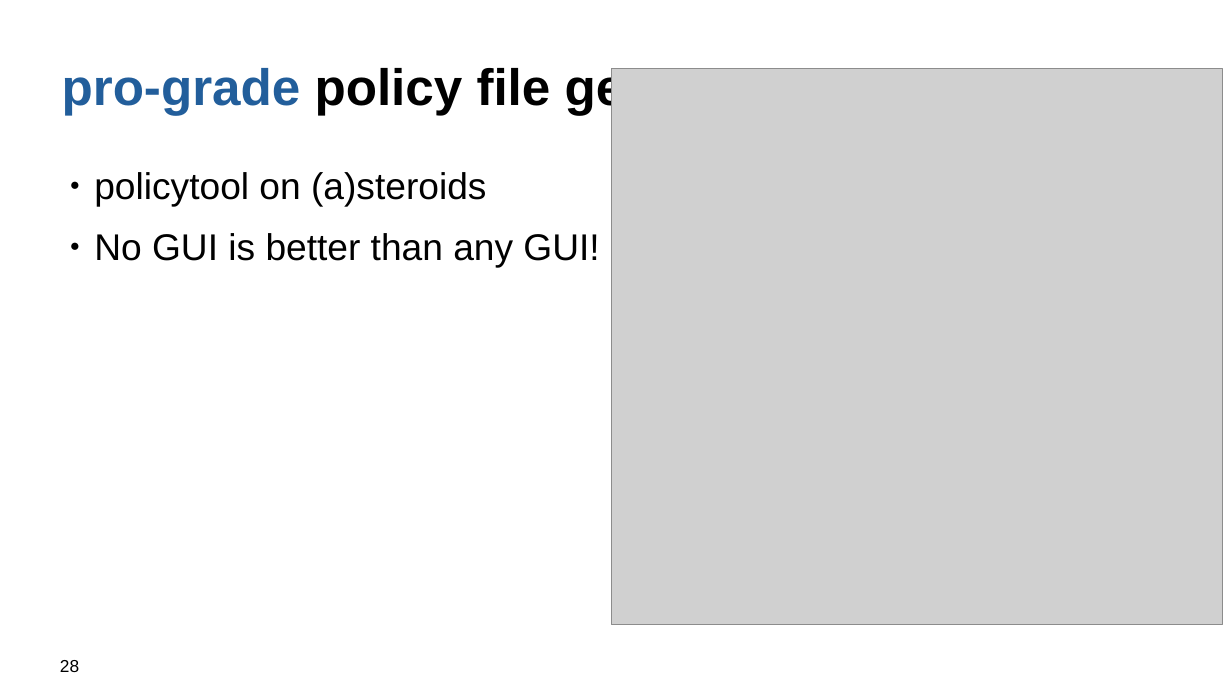
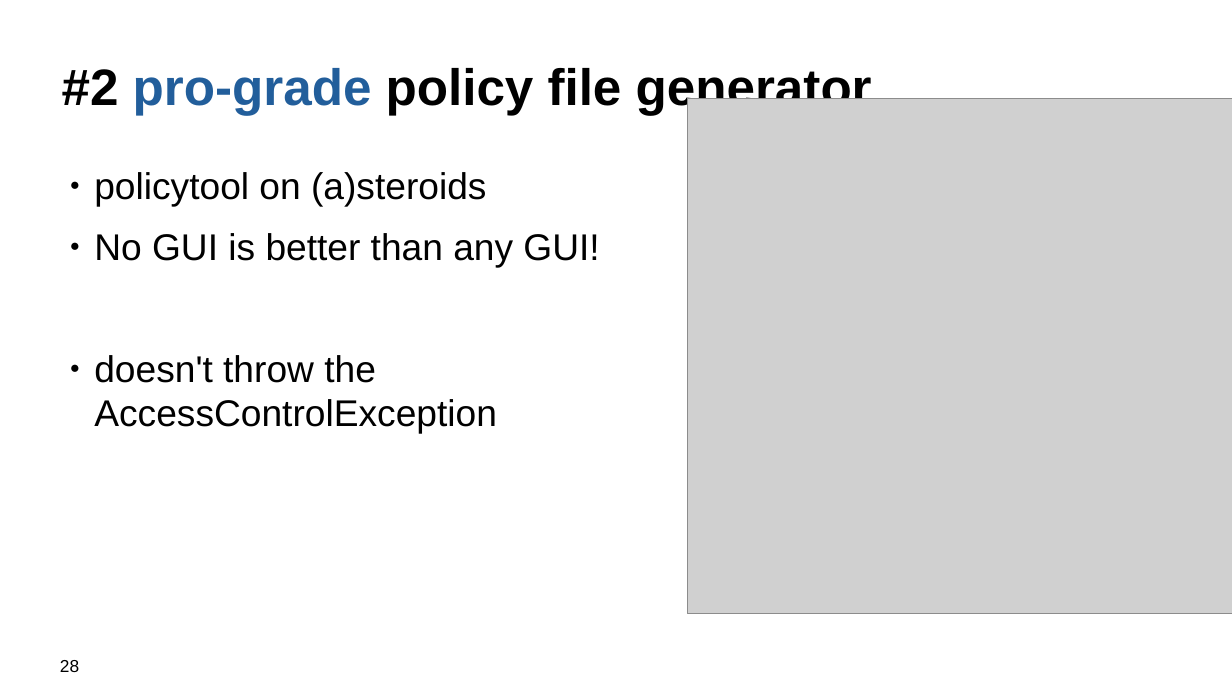
Before and after one commit to kwart/presentations, a slide deck: slide 28 of sec-man-reloaded.odp. Drawn at 1232x693 pixels with LibreOffice and Linux fonts; fonts in the diff are those of the drawing; grey boxes stand for pictures; background and template pictures are left out. Boxes give left, top, right and bottom in pixels: in the first picture for what was removed or moved away, otherwise in the second. Text is boxed around its words. In the diff, an @@ line names an element or a change of style, - is before the commit and + after.

```diff
--- a/sec-man-reloaded.odp
+++ b/sec-man-reloaded.odp
@@ title at (62, 65, 872, 116): text changed @@
-pro-grade policy file generator
+#2 pro-grade policy file generator
@@ picture: place and size @@
-picture at (611, 69, 1222, 625)
+picture at (687, 98, 1232, 614)
@@ text at (94, 355, 497, 433): paragraph added @@
+● doesn't throw the
+  AccessControlException
```
Also in this commit, not shown: 3 other slides changed, 1 slide added.
